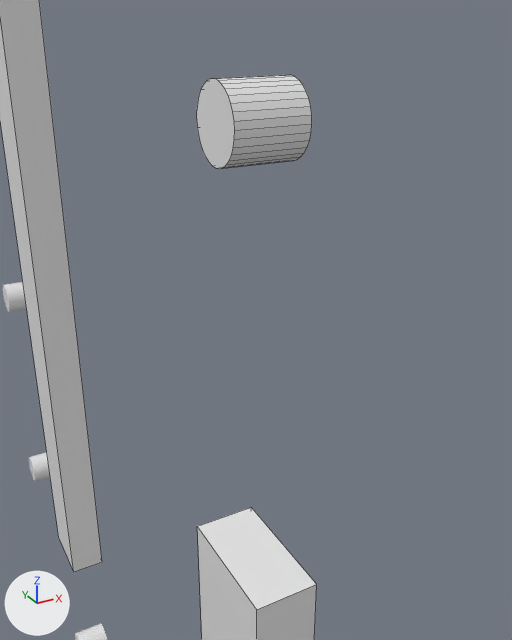
What one commit did to the Blender file DirectXGame/Resources/Levels/Stage2.blend.
Before and after are seen from a 50 mm lens placed at (-8.24, 80.87, 25.44), pointed at (-0.93, 94.16, 18.79). Arrows for +X, +Y and +Z are at lower left; the lights stay in place. Mesh edges are drawn as thin lines on the coarser meshes.

In view in the first picture: 'floor2.003', 'floor3', 'サンゴ7.001'.
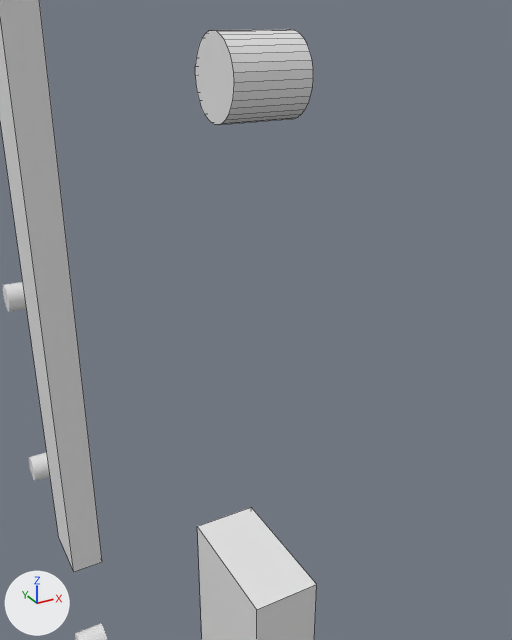
Where the change shows, as pixel boxes (x1, y1, x2, y2) in the pictures (512 x 640 px):
```json
{"object": "サンゴ7.001", "change": "moved", "before": [197, 75, 312, 169], "after": [195, 29, 313, 125]}
```

Scene script edits in JSON lines:
```json
{"op": "set", "path": "ob_サンゴ7_001.location", "old": "(0.0, 96.0, 23.0)", "new": "(0.0, 96.0, 24.0)"}
```
